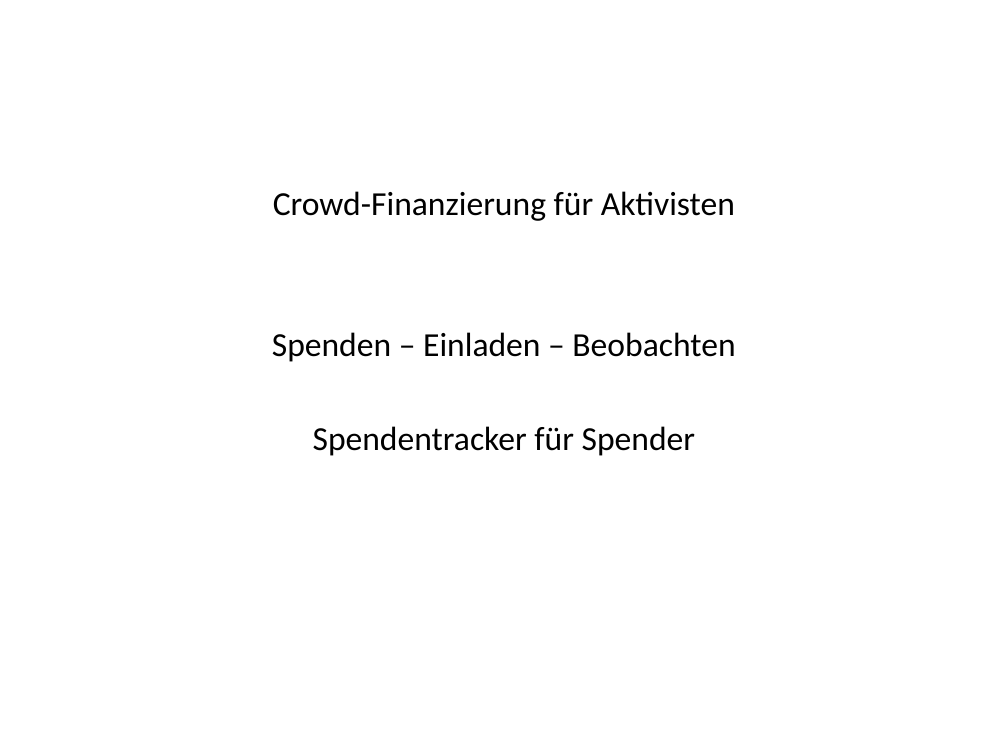
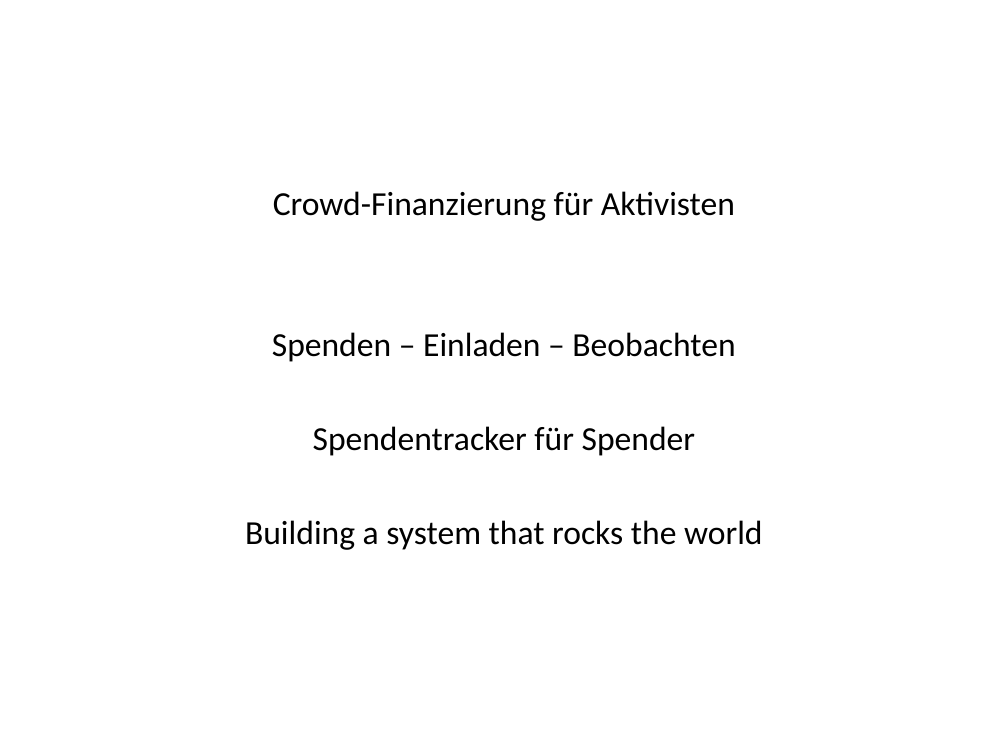
Before and after one commit to MoritzTheile/com.supeyou, a slide deck: slide 23 of com.supeyou.project/doc/SupeYou.pptx (slide 21 before the commit). Drawn at 1008x756 pixels with LibreOffice and Linux fonts; fonts in the diff are those of the drawing. Boxes give left, top, right and bottom in pixels: in the first picture for what was removed or moved away, otherwise in the second. Text is boxed around its words. In the diff, an @@ line names an element or a change of style, - is before the commit and + after.

```diff
--- a/com.supeyou.project/doc/SupeYou.pptx
+++ b/com.supeyou.project/doc/SupeYou.pptx
@@ text at (245,520,762,550): paragraph added @@
+Building a system that rocks the world
```
Also in this commit, not shown: 12 other slides changed, 7 slides added, 6 slides removed, 1 other file.
